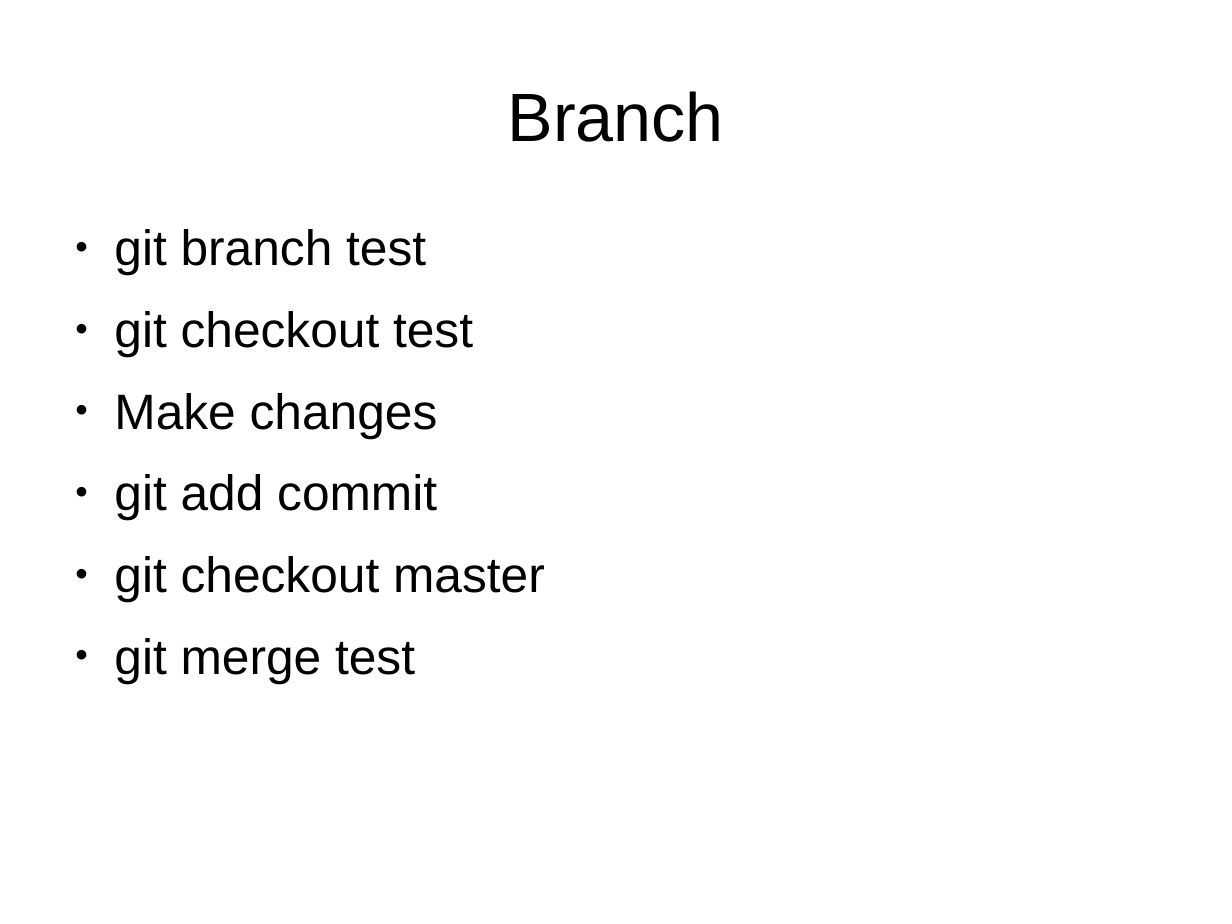
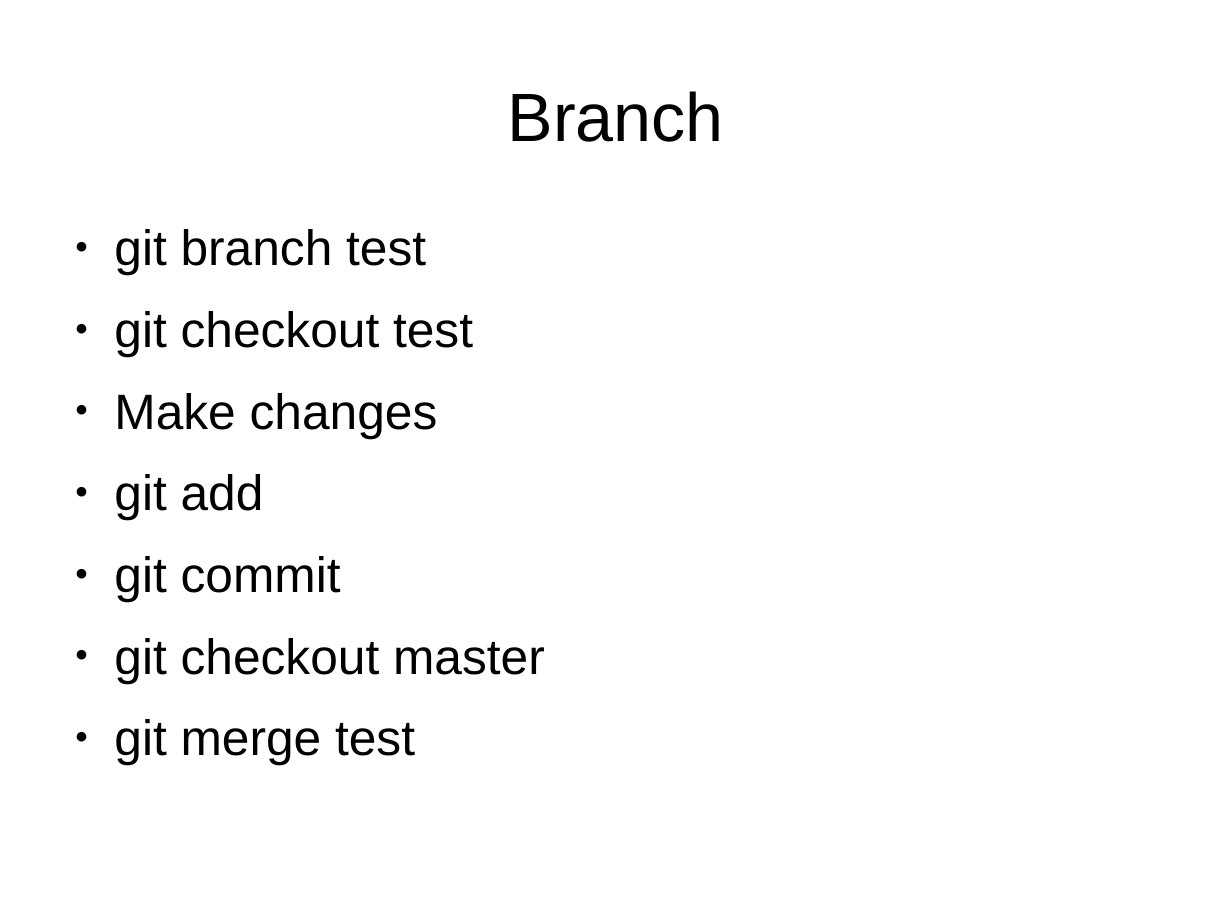
Before and after one commit to aminhjz-old/learngitthehardway, a slide deck: slide 19 of learngitthehardway.odp. Drawn at 1232x924 pixels with LibreOffice and Linux fonts; fonts in the diff are those of the drawing. Boxes give left, top, right and bottom in pixels: in the first picture for what was removed or moved away, otherwise in the second. Text is boxed around its words. In the diff, an @@ line names an element or a change of style, - is before the commit and + after.

```diff
--- a/learngitthehardway.odp
+++ b/learngitthehardway.odp
@@ text at [114, 474, 341, 601]: text changed @@
-● git add commit
+● git add
+● git commit
```
Also in this commit, not shown: 2 other slides changed.
